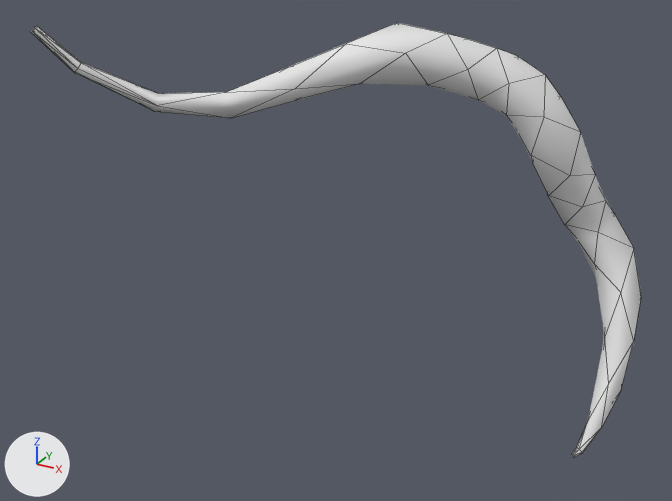
Before and after pictures for a commit that changed the Blender file Assets/Graphics/Models/Vines.blend.
Camera for both pictures: a 50 mm camera at (0.593, -1.211, 0.59) aimed at (-0.04, -0.061, 0.015). Lighting does not change. The marker at lower left points along +X, +Y and +Z. The first picture is the older version. Mesh edges are drawn as thin lines.

In view in the first picture: 'Vines'.
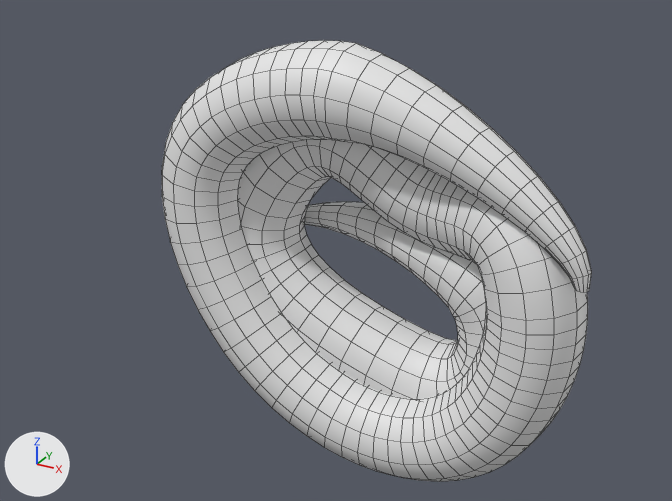
Changed parts and their boxes [x1, y1, x2, y2] in the pictures (672 x 501 px):
```json
{"object": "Vines", "change": "reshaped, modifiers changed", "before": [30, 23, 641, 457], "after": [162, 40, 592, 482], "on screen": "30% narrower"}
```

The change, as JSON lines over the scene's bpy script:
```json
{"op": "add", "block": "me_béziercurve_001", "code": ["me_béziercurve_001 = bpy.data.meshes.new('BézierCurve.001')", "me_béziercurve_001.from_pydata(...)  # 1452 vertices, 1440 faces; spans x -0.38..0.352, y -0.101..0.116, z -0.376..0.326", "me_béziercurve_001.polygons.foreach_set('use_smooth', [True] * 1440)"]}
{"op": "set", "path": "ob_vines", "old": "bpy.data.objects.new('Vines', me_béziercurve)", "new": "bpy.data.objects.new('Vines', me_béziercurve_001)"}
{"op": "remove", "block": "ob_vines", "code": "_m = ob_vines.modifiers.new('Decimate', 'DECIMATE')"}
{"op": "remove", "block": "ob_vines", "code": "_m.decimate_type = 'UNSUBDIV'"}
{"op": "remove", "block": "ob_vines", "code": "_m.iterations = 3"}
```
